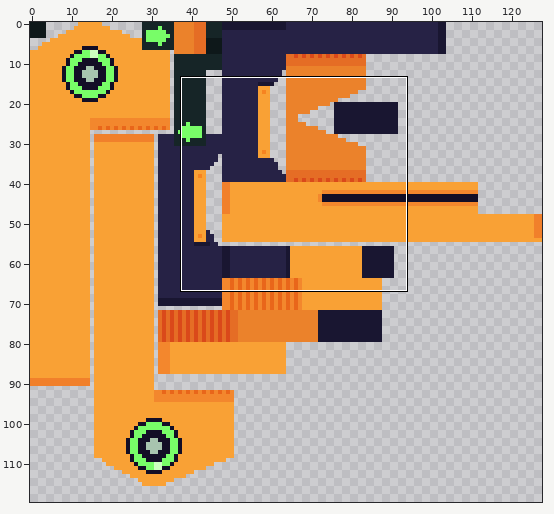
Sprite sheet: Tool.png. The first picture is a wide view before the edit; the outline marks the close-up.
Close-up. Earlier state:
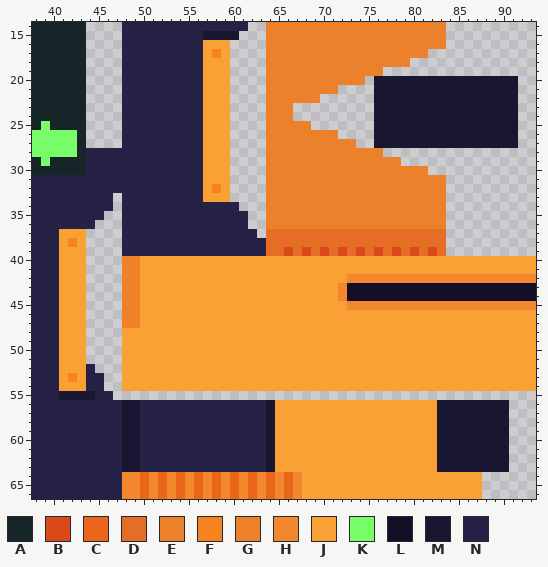
The file is 128x128 pixels. Colours within 5 levels of each other are drawn and written as one. Shown: x 38..93, y 14..66. The wide view leaves out empty margins. The commit also changed other parts of the picture, which this record leaves out.
Palette (. is transparent): A #162527  B #da491a  C #e9661a  D #e56d25  E #eb822b  F #f68320  G #f1802b  H #f3872d  J #f9a135  K #78fd68  L #130e26  M #191631  N #262245
After:
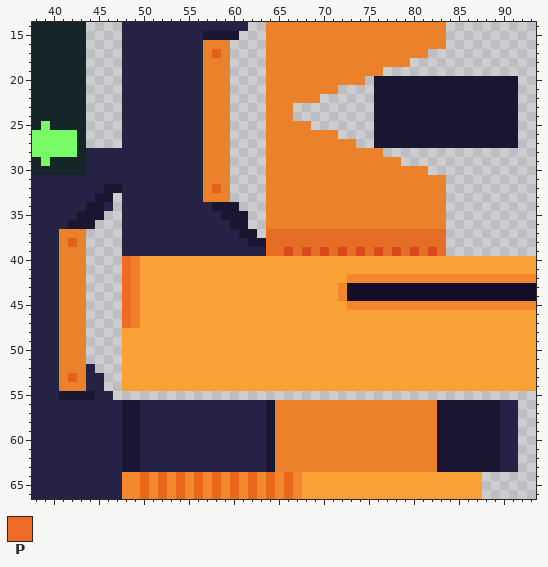
Colours new in this view: P #ee6c25
Difference:
Colour F changes from #f68320 to #e26219.
The author changed colour J to colour E in row 16 at x 57 to 59; in row 17 at x 57 and 59; in rows 18 to 31 at x 57 to 59; in row 32 at x 57 and 59; in row 33 at x 57 to 59; in row 37 at x 41 to 43.
The author changed colour J to colour E in row 38 at x 41 and 43; in rows 39 to 52 at x 41 to 43; in row 53 at x 41 and 43; in row 54 at x 41 to 43; in rows 56 to 63 at x 65 to 82.
The author changed colour N to colour M in row 32 at x 46 to 47; in row 33 at x 45 to 46; in row 34 at x 44 to 45 and 58 to 60; in row 35 at x 43 to 45 and 59 to 61; in row 36 at x 42 to 44 and 60 to 61; in row 37 at x 61 to 62.
The author changed colour N to colour M in row 38 at x 62 to 63.
Colour N now appears in rows 56 to 63 at x 91.
The author changed colour M to colour N in rows 56 to 63 at x 90.
The author changed colour G to colour P in rows 40 to 47 at x 48.
Changed places in both close-ups, as pixel boxes (x1, y1, x2, y2):
changed: (203, 40, 266, 247)
changed: (59, 184, 131, 391)
changed: (275, 400, 437, 472)
changed: (500, 400, 518, 472)
